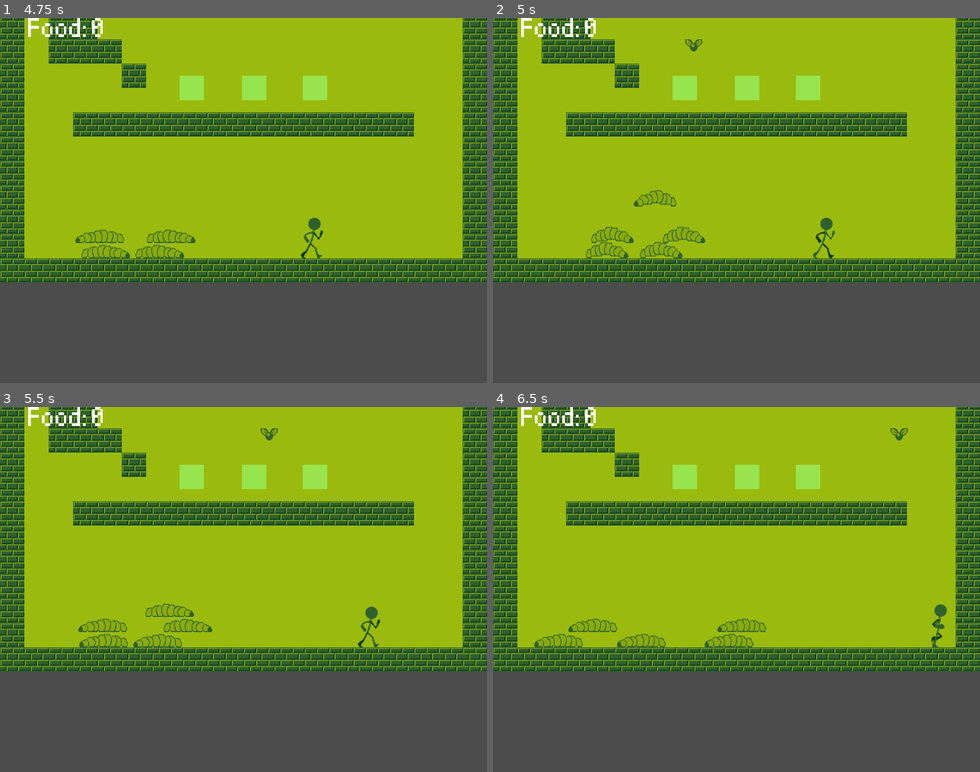
Above: before the commit, frames 1-4 (two rows, left to right).
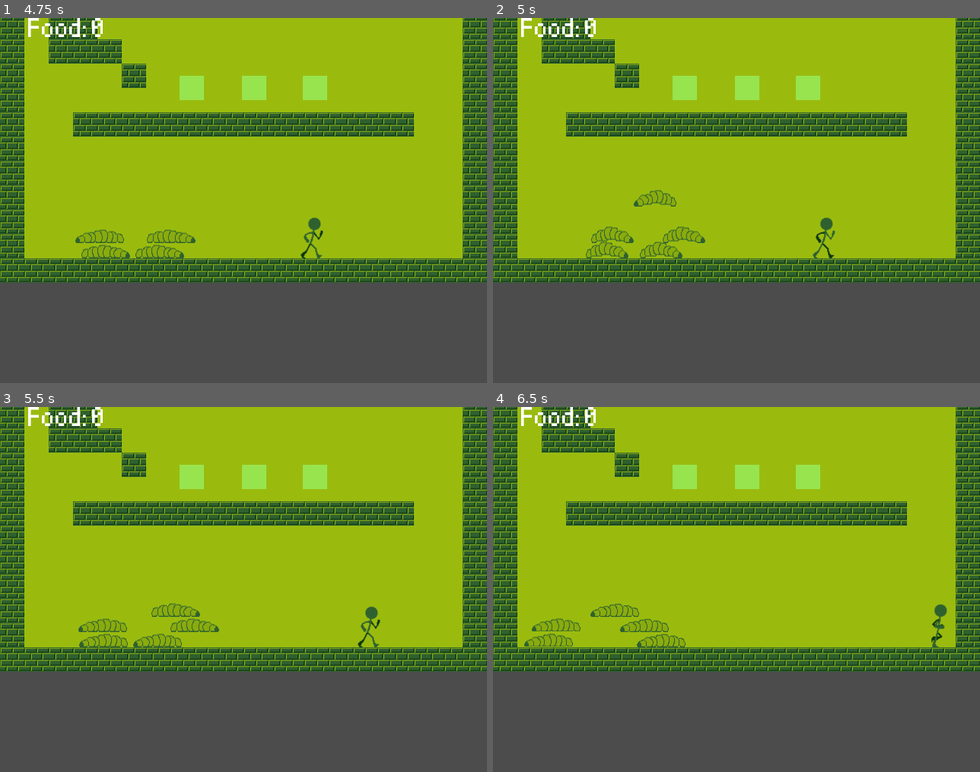
Above: after the commit, the same moments.

Repository: sbieser/LD41
Game: Godot game, scene res://Main.tscn
The game is run twice, just before and just after one commit, with the same random seed, the same clock (stepped at 60 frames per second) and the same inputs.
Inputs:
- Up to frame 1 (4.75 s): hold X (ui_x) 0.53-1.28 s; hold Right (ui_right) 0.53-2.03 s; tap X (ui_x) at 1.35, 2.85, 4.35 s; hold X (ui_x) 2.03-2.78 s; hold Left (ui_left) 2.03-4.28 s; hold X (ui_x) 3.53-4.28 s; hold Right (ui_right) from 4.28 s (still down)
- Up to frame 2 (5 s): keep holding Right (ui_right)
- Up to frame 3 (5.5 s): keep holding Right (ui_right); hold X (ui_x) from 5.03 s (still down)
- Up to frame 4 (6.5 s): keep holding Right (ui_right); release X (ui_x) at 5.78 s; tap X (ui_x) at 5.85 s

Frame 1 is identical in both runs. In frame 2, less than 0.1% of the frame differs, in the area x 39-43%, y 5-10%; in frame 3, 0.4%; in frame 4, 1.3%, in the area x 6-86%, y 5-66%.

Commit message:
fixed the attack animation sort of

Diff:
--- a/Main.gd
+++ b/Main.gd
@@ -39,13 +39,10 @@
 		2:
 			print("this is the discipline button")
 
-
 func _on_Player_hit():
 	#this is for testing purposes
 	food_count = food_count + 1
 	$HUD.update_score(food_count)
-
-
 
 func _on_SpawnTimer_timeout():
 	if all_flys.size() < 5:
--- a/Main.tscn
+++ b/Main.tscn
@@ -96,24 +96,8 @@
 
 [node name="HUD" parent="." index="7" instance=ExtResource( 5 )]
 
-[node name="Fly_spawn1" type="Position2D" parent="." index="8"]
-
-position = Vector2( 255.733, 152.031 )
-__meta__ = {
-"_edit_group_": true
-}
-
-[node name="SpawnTimer" type="Timer" parent="Fly_spawn1" index="0"]
-
-process_mode = 1
-wait_time = 5.0
-one_shot = false
-autostart = true
-
 [connection signal="button_pressed" from="Player" to="." method="_on_Player_button_pressed"]
 
 [connection signal="hit" from="Player" to="." method="_on_Player_hit"]
 
 [connection signal="timeout" from="SpawnGrub_1/SpawnTimer" to="." method="_on_Timer_timeout"]
-
-[connection signal="timeout" from="Fly_spawn1/SpawnTimer" to="." method="_on_SpawnTimer_timeout"]
--- a/Player.gd
+++ b/Player.gd
@@ -13,7 +13,7 @@
 export (int) var facing = 0
 
 #TODO: We need to have states to show which direction the player is facing, left or right
-enum {IDLE, JUMP, ATTACK, WALK, CROUCH_IDLE, CROUCH_WALK, CROUCH_ATTACK, STUNNED, STUNNED_IDLE}
+enum {IDLE, JUMP, ATTACK, WALK, CROUCH_IDLE, CROUCH_WALK, STUNNED, STUNNED_IDLE}
 enum {RIGHT_FACING, LEFT_FACING}
 var velocity = Vector2()
 var state
@@ -27,9 +27,7 @@
 func _ready():
 	# Called every time the node is added to the scene.
 	# Initialization here
-	#position = Vector2(0,33)
 	$AttackArea.visible = false
-	#facing = RIGHT_FACING
 	change_state(IDLE)
 
 func change_direction():
@@ -39,26 +37,21 @@
 		facing = RIGHT_FACING
 
 func change_state(new_state):
+	print("change_state")
 	if new_state != state:
 		state = new_state
 		match state:
 			IDLE:
 				new_anim = "idle"
 			CROUCH_IDLE:
-				#new_anim = "crouch"
 				new_anim = "duck"
 			WALK:
 				new_anim = "walk"
 			CROUCH_WALK:
-				#new_anim = "crouch_walk"
 				new_anim = "duck"
 			ATTACK:
-				new_anim = "attack"
+				new_anim = "new_attack"
 				$AttackArea.visible = true
-				get_node("AttackArea/AttackTimer").start()
-			CROUCH_ATTACK:
-				$AttackArea.visible = true
-				get_node("AttackArea/AttackTimer").start()
 			JUMP:
 				new_anim = "jump"
 
@@ -66,31 +59,37 @@
 		change_direction()
 
 	#change player size based on standing or crouching
-	if state == CROUCH_IDLE or state == CROUCH_WALK or state == CROUCH_ATTACK:
+	if state == CROUCH_IDLE or state == CROUCH_WALK:
 		$CollisionShape2D.shape.set_extents(Vector2(16,16))
 		$CollisionShape2D.position = Vector2(0,16)
-		#$AnimatedSprite.position = Vector2(0,16)
 	else:
+		if new_anim == "new_attack":
+			if facing == LEFT_FACING:
+				$AnimatedSprite.position = Vector2(-16,0)
+			else:
+				$AnimatedSprite.position = Vector2(16,0)
+		else:
+			$AnimatedSprite.position = Vector2(0,0)
 		$CollisionShape2D.shape.set_extents(Vector2(16,32))
 		$CollisionShape2D.position = Vector2(0,0)
-		$AnimatedSprite.position = Vector2(0,0)
 
 	if facing == LEFT_FACING:
 		$AnimatedSprite.flip_h = true
-		if state == CROUCH_WALK or state == CROUCH_IDLE or state == CROUCH_ATTACK:
-			get_node("AttackArea/CollisionShape2D").position = Vector2(-33,16)
+		if state == CROUCH_WALK or state == CROUCH_IDLE:
+			get_node("AttackArea/CollisionShape2D").position = Vector2(-32,16)
 			get_node("AttackArea/CollisionShape2D").shape.set_extents(Vector2(16,16))
 		else:
-			get_node("AttackArea/CollisionShape2D").position = Vector2(-33,0)
+			get_node("AttackArea/CollisionShape2D").position = Vector2(-32,0)
 			get_node("AttackArea/CollisionShape2D").shape.set_extents(Vector2(16,32))
 	else:
 		$AnimatedSprite.flip_h = false
-		if state == CROUCH_WALK or state == CROUCH_IDLE or state == CROUCH_ATTACK:
-			get_node("AttackArea/CollisionShape2D").position = Vector2(33,16)
+		if state == CROUCH_WALK or state == CROUCH_IDLE:
+			get_node("AttackArea/CollisionShape2D").position = Vector2(32,16)
 			get_node("AttackArea/CollisionShape2D").shape.set_extents(Vector2(16,16))
 		else:
-			get_node("AttackArea/CollisionShape2D").position = Vector2(33,0)
+			get_node("AttackArea/CollisionShape2D").position = Vector2(32,0)
 			get_node("AttackArea/CollisionShape2D").shape.set_extents(Vector2(16,32))
+
 
 func handle_horizontal_movement():
 	var right = Input.is_action_pressed("ui_right") #movement right
@@ -110,7 +109,6 @@
 
 
 func print_state():
-	#enum {IDLE, JUMP, ATTACK, WALK, CROUCH_IDLE, CROUCH_WALK, CROUCH_ATTACK}
 	match state:
 		IDLE:
 			print("IDLE")
@@ -124,14 +122,13 @@
 			print("CROUCH_IDLE")
 		CROUCH_WALK:
 			print("CROUCH_WALK")
-		CROUCH_ATTACK:
-			print("CROUCH_ATTAK")
 
 func handle_input():
 	#print_state()
 
-	if state == ATTACK or state == CROUCH_ATTACK:
-		return
+	#if state == ATTACK:
+	#	print("returning")
+	#	return
 
 	#Left/Right - Move
 	#Up         - Look up / Climb
@@ -141,7 +138,7 @@
 	var right = Input.is_action_pressed("ui_right") #movement right
 	var left = Input.is_action_pressed("ui_left") # movement left
 	var down = Input.is_action_pressed("ui_down") # crouch button
-	var x = Input.is_action_pressed("ui_x") # action / attack button
+	var x = Input.is_action_just_pressed("ui_x")
 	var z = Input.is_action_pressed("ui_z") # jump button
 
 	#set velocity to 0 initially
@@ -157,13 +154,11 @@
 				change_state(JUMP)
 			elif down:
 				change_state(CROUCH_IDLE)
-			elif x:
+			elif x and state != ATTACK:
 				change_state(ATTACK)
 		CROUCH_IDLE:
 			if velocity.x != 0:
 				change_state(CROUCH_WALK)
-			elif x:
-				change_state(CROUCH_ATTACK)
 			elif z and is_on_floor():
 				velocity.y = jump_speed
 				change_state(JUMP)
@@ -195,16 +190,19 @@
 			elif velocity.x == 0:
 				change_state(IDLE)
 		JUMP:
-			if x:
+			if x and state != ATTACK:
 				change_state(ATTACK)
 		ATTACK:
 			pass
 
 func _process(delta):
 	handle_input()
+
 	if new_anim != anim:
 		anim = new_anim
 		$AnimatedSprite.play(anim)
+		if anim == "new_attack":
+			get_node("AttackArea/AttackTimer").start()
 
 func _physics_process(delta):
 	velocity.y += gravity * delta
@@ -217,7 +215,6 @@
 					change_state(WALK)
 				else:
 					change_state(IDLE)
-
 	#check attacking
 	if state == ATTACK:
 		var areas = $AttackArea.get_overlapping_areas()
@@ -227,10 +224,8 @@
 				emit_signal("hit")
 				print("hit enemy")
 			elif area.is_in_group("button") and not hit_buttons.has(area):
-				#print(area.get_parent().type)
 				hit_buttons.append(area)
 				emit_signal("button_pressed", area.get_parent().type)
-				#print("hit button")
 
 
 	#check if stunned
@@ -279,21 +274,40 @@
 	#			velocity.x = -velocity.x
 	#
 
+#func _on_StunTimer_timeout():
+#	#pass # replace with function body
+#	$StunIdleTimer.stop()
+#	change_state(IDLE)
+
+#func _on_AnimatedSprite_animation_finished():
+	#pass
+#	if anim == "new_attack":
+#		print("_on_AnimatedSprite_animation_finished")
+#		#$AnimatedSprite.frame = 0
+#		if is_on_floor():
+#			change_state(IDLE)
+#		else:
+#			change_state(JUMP)
+	#print("_on_AnimatedSprite_animation_finished")
+	#pass
+	#when finished with the attack animation
+#	if anim == "new_attack":
+#		if is_on_floor():
+#			change_state(IDLE)
+#		else:
+#			change_state(JUMP)
+#		print("attack animation finished")
+#		print($AnimatedSprite.frame)
+#		hit_bodies.clear()
+#		hit_enemies.clear()
+#		hit_buttons.clear()
+
 func _on_AttackTimer_timeout():
-	#we do this so the same attack doesn't hit a million times on the same body/area
-	hit_bodies.clear()
-	hit_enemies.clear()
-	hit_buttons.clear()
-
 	get_node("AttackArea/AttackTimer").stop()
-	$AttackArea.visible = false
 	if is_on_floor():
 		change_state(IDLE)
 	else:
 		change_state(JUMP)
-
-
-#func _on_StunTimer_timeout():
-#	#pass # replace with function body
-#	$StunIdleTimer.stop()
-#	change_state(IDLE)
+	hit_bodies.clear()
+	hit_enemies.clear()
+	hit_buttons.clear()
--- a/Player.tscn
+++ b/Player.tscn
@@ -12,7 +12,15 @@
 [ext_resource path="res://textures/player_anims/player_walk3.png" type="Texture" id=10]
 [ext_resource path="res://textures/player_anims/player_walk4.png" type="Texture" id=11]
 [ext_resource path="res://textures/player_anims/player_jump.png" type="Texture" id=12]
-[ext_resource path="res://textures/player_anims/player_crouch.png" type="Texture" id=13]
+[ext_resource path="res://textures/player_anims/player_attack_new1.png" type="Texture" id=13]
+[ext_resource path="res://textures/player_anims/player_attack_new2.png" type="Texture" id=14]
+[ext_resource path="res://textures/player_anims/player_attack_new3.png" type="Texture" id=15]
+[ext_resource path="res://textures/player_anims/player_crouch.png" type="Texture" id=16]
+
+[sub_resource type="RectangleShape2D" id=3]
+
+custom_solver_bias = 0.0
+extents = Vector2( 16, 32 )
 
 [sub_resource type="RectangleShape2D" id=1]
 
@@ -37,18 +45,18 @@
 "name": "jump",
 "speed": 5.0
 }, {
-"frames": [ ExtResource( 13 ) ],
+"frames": [ ExtResource( 13 ), ExtResource( 14 ), ExtResource( 15 ) ],
+"loop": false,
+"name": "new_attack",
+"speed": 30.0
+}, {
+"frames": [ ExtResource( 16 ) ],
 "loop": true,
 "name": "duck",
 "speed": 5.0
 } ]
 
-[sub_resource type="RectangleShape2D" id=3]
-
-custom_solver_bias = 0.0
-extents = Vector2( 16, 32 )
-
-[node name="Player" type="KinematicBody2D" index="0"]
+[node name="Player" type="KinematicBody2D"]
 
 input_pickable = false
 collision_layer = 1
@@ -62,7 +70,12 @@
 walk_speed = 100
 facing = 1
 
-[node name="AttackArea" type="Area2D" parent="." index="0"]
+[node name="CollisionShape2D" type="CollisionShape2D" parent="." index="0"]
+
+shape = SubResource( 3 )
+_sections_unfolded = [ "Transform" ]
+
+[node name="AttackArea" type="Area2D" parent="." index="1"]
 
 input_pickable = true
 gravity_vec = Vector2( 0, 1 )
@@ -78,26 +91,22 @@
 
 [node name="CollisionShape2D" type="CollisionShape2D" parent="AttackArea" index="0"]
 
-position = Vector2( 33, 0 )
+position = Vector2( 32, 0 )
 shape = SubResource( 1 )
 _sections_unfolded = [ "Transform" ]
 
 [node name="AttackTimer" type="Timer" parent="AttackArea" index="1"]
 
 process_mode = 1
-wait_time = 0.12
-one_shot = false
+wait_time = 0.1
+one_shot = true
 autostart = false
 
-[node name="AnimatedSprite" type="AnimatedSprite" parent="." index="1"]
+[node name="AnimatedSprite" type="AnimatedSprite" parent="." index="2"]
 
 frames = SubResource( 2 )
-animation = "idle"
-_sections_unfolded = [ "Transform" ]
-
-[node name="CollisionShape2D" type="CollisionShape2D" parent="." index="2"]
-
-shape = SubResource( 3 )
+animation = "new_attack"
+frame = 2
 _sections_unfolded = [ "Transform" ]
 
 [node name="StunIdleTimer" type="Timer" parent="." index="3"]
Not shown: 1 places in Player.tscn that only renumber resources
